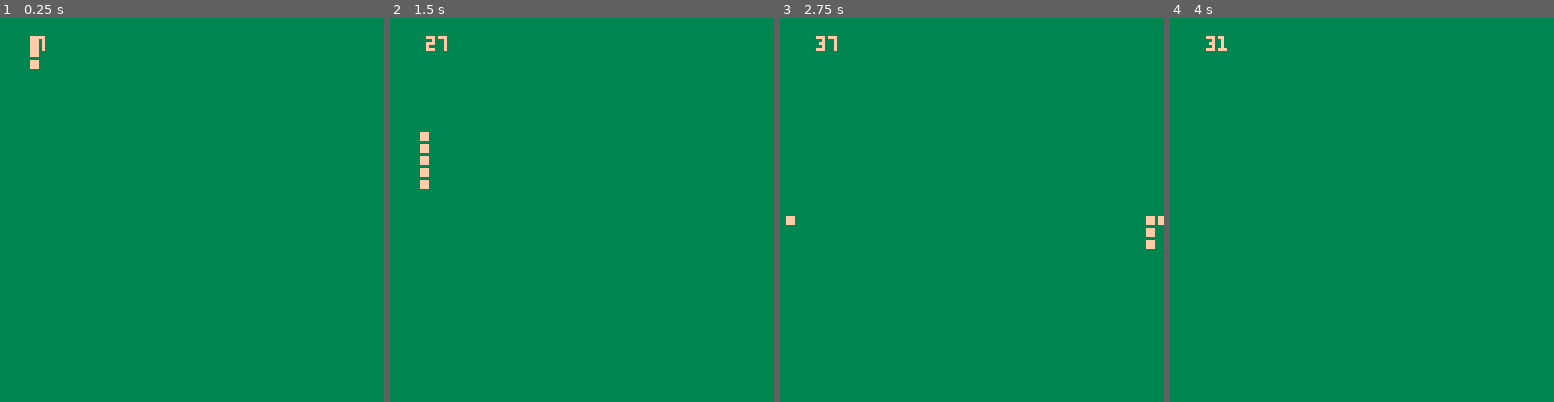
Above: before the commit, frames 1-4 (left to right).
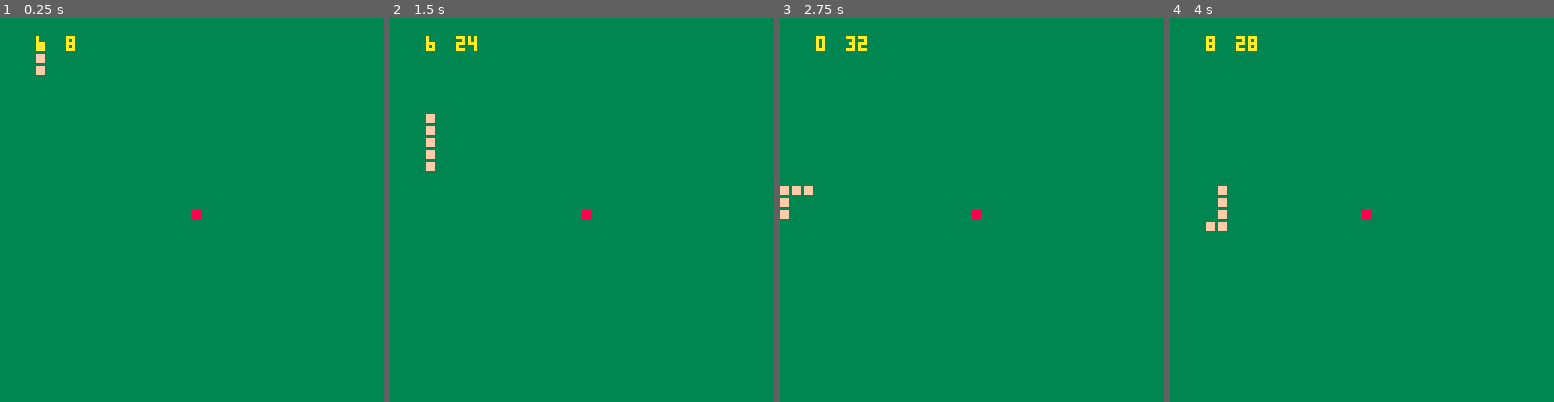
Above: after the commit, the same moments.

Repository: iain8/pico-8-games
Game: PICO-8 cartridge snek_v2.p8
Two runs of this game, one before a commit and one after it. Both use one fixed random seed, a clock stepped at 60 frames per second and the inputs below.
Inputs:
- Up to frame 1 (0.25 s): no input
- Up to frame 2 (1.5 s): no input
- Up to frame 3 (2.75 s): hold Left 1.97-2.37 s; hold Down from 2.42 s (still down)
- Up to frame 4 (4 s): release Down at 2.82 s; hold Right 2.87-3.53 s; hold Up from 3.58 s (still down)

The runs differ from the first frame. In frame 1, 0.4% of the frame differs, in the area x 7-53%, y 4-53%; in frame 2, 0.8%; in frame 3, 0.8%, in the area x 0-100%, y 4-61%; in frame 4, 0.6%.

Commit message:
added a food, fixed initial position

Diff:
--- a/snek_v2.p8
+++ b/snek_v2.p8
@@ -6,11 +6,14 @@
 unitsize = 2
 direction = 3
 speed = 0.25
-framecount=0
+framecount = 0
+score = 0
+food = {}
+foodlength = 0
 
 function _init()
   for i = 1, 5 do
-    add(body, {5, 2 + i})
+    add(body, {6, 2 + (i * unitsize)})
 
     bodylength += 1
   end
@@ -19,7 +22,11 @@
 function _update()
   getdirection()
 
-  if framecount % 4 == 0 then
+  if foodlength == 0 then
+    addfood()
+  end
+
+  if framecount % 5 == 0 then
     move()
   end
 
@@ -37,7 +44,14 @@
     rectfill(x, y, x + unitsize, y + unitsize, colour)
   end
 
-  print(body[1][2], 12, 6, 15)
+  for tasty in all(food) do
+    x = tasty[1] * unitsize
+    y = tasty[2] * unitsize
+    rectfill(x, y, x + unitsize, y + unitsize, 8)
+  end
+
+  print(body[1][1], 12, 6, 10)
+  print(body[1][2], 22, 6, 10)
 end
 
 function getdirection()
@@ -85,6 +99,13 @@
 
   return segment
 end
+
+function addfood()
+  -- food[1] = {64, 64}
+  add(food, {32, 32})
+
+  foodlength += 1
+end
 __gfx__
 00000000000000000000000000000000000000000000000000000000000000000000000000000000000000000000000000000000000000000000000000000000
 00000000000000000000000000000000000000000000000000000000000000000000000000000000000000000000000000000000000000000000000000000000
